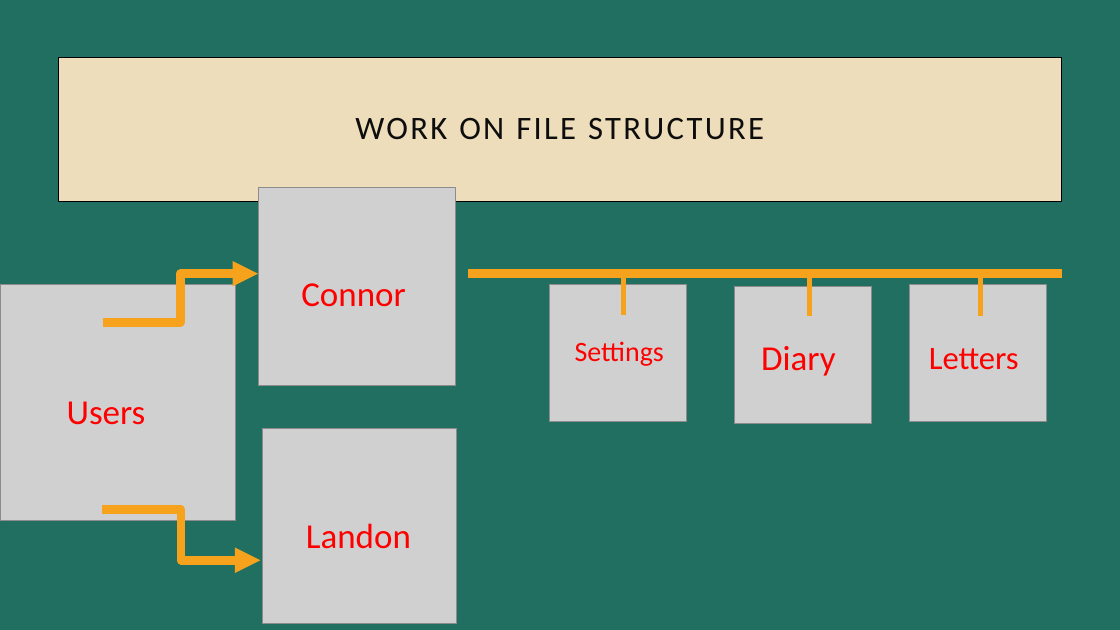
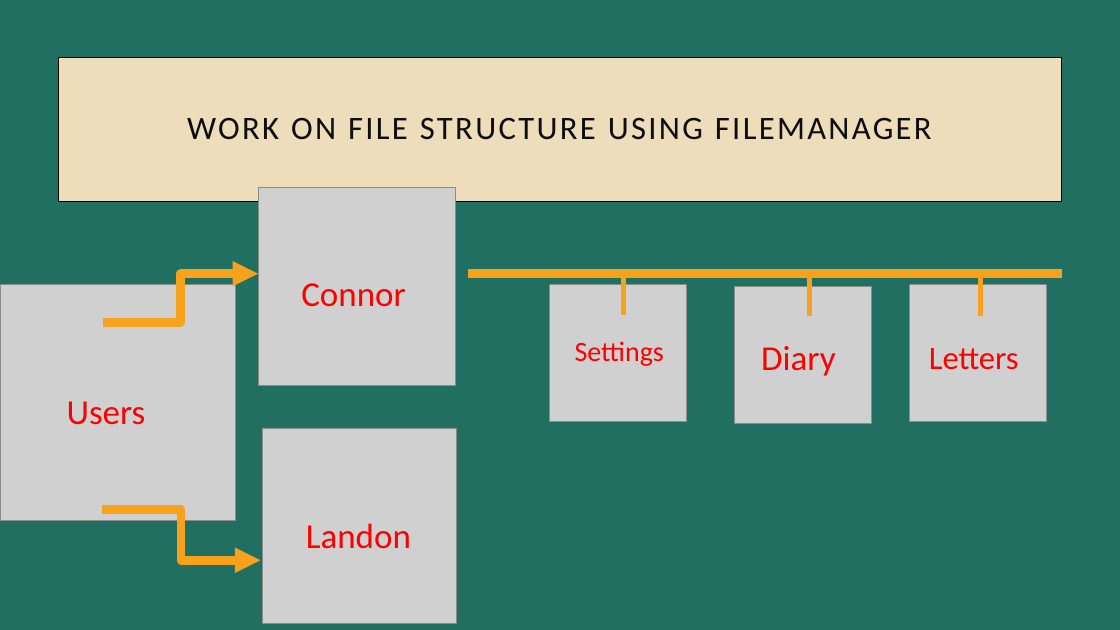
Before and after one commit to brianhawking/Mad157, a slide deck: slide 7 of Semester Project Presentation V2.pptx (slide 8 before the commit). Drawn at 1120x630 pixels with LibreOffice and Linux fonts; fonts in the diff are those of the drawing; grey boxes stand for pictures. Boxes give left, top, right and bottom in pixels: in the first picture for what was removed or moved away, otherwise in the second. Text is boxed around its words. In the diff, an @@ line names an element or a change of style, - is before the commit and + after.

```diff
--- a/Semester Project Presentation V2.pptx
+++ b/Semester Project Presentation V2.pptx
@@ text in rectangle at box(187, 118, 932, 140): text changed @@
-WORK ON FILE STRUCTURE
+WORK ON FILE STRUCTURE USING FILEMANAGER
```
Also in this commit, not shown: 6 other slides changed, 3 slides added, 5 slides removed, 2 other files.
